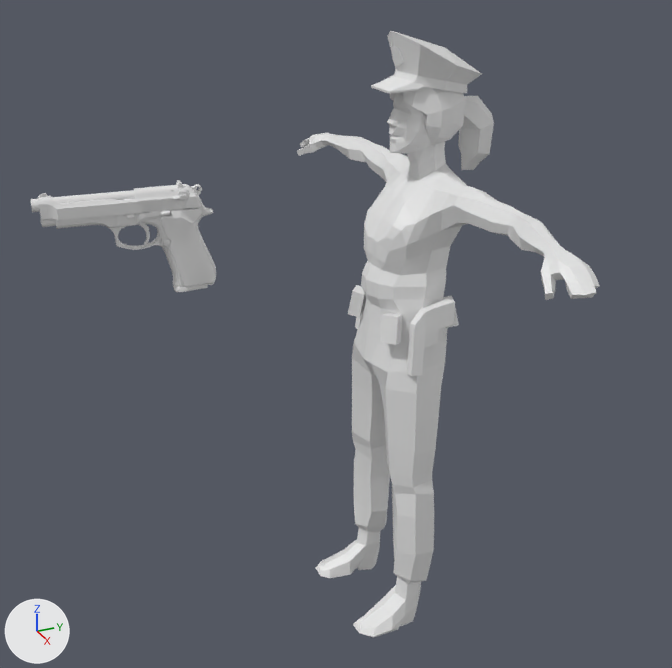
The Blender file Assets/Player.blend as it was, and as the next commit left it.
Before and after are seen from a 50 mm lens placed at (2.209, -1.059, 2.033), pointed at (-0.003, -0.064, 0.927). Lighting does not change. The marker at lower left points along +X, +Y and +Z. Materials are left out; every surface is plain grey.

The first picture shows 'lpFemale_casual_C'.
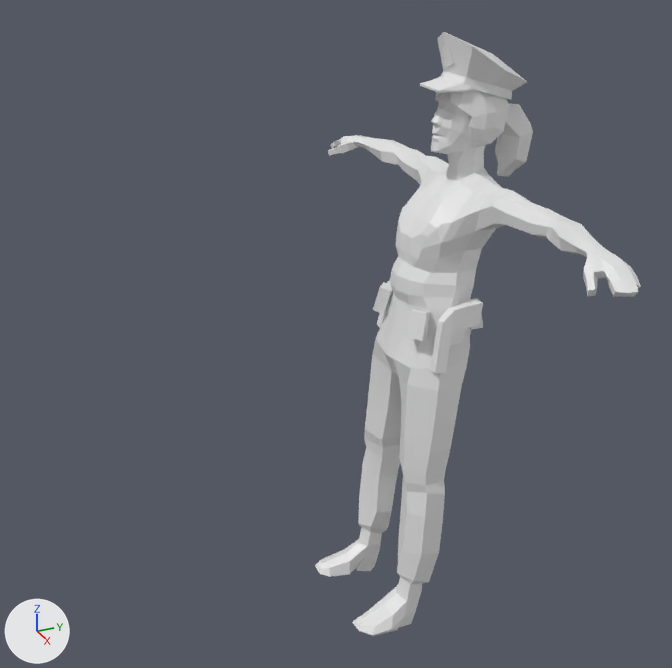
Changed parts and their boxes [x1, y1, x2, y2] in the pictures (672 x 668 px):
'lpFemale_casual_C', reshaped, turned: before [30, 31, 599, 638]; after [315, 32, 641, 636]
part 1 of me_mesh_001, deleted: before [30, 180, 216, 292]

Patch to the scene script:
```diff
--- a/Assets/Player.blend.py
+++ b/Assets/Player.blend.py
@@ me_mesh_001 @@
 # used by ob_lpfemale_casual_c; location = (0.0, 0.05, 0.0); rotation_euler = (-0.0898, 0.0, 0.0), in degrees (-5.1, 0, 0); scale = (0.01, 0.01, 0.01)
-me_mesh_001.from_pydata(...)  # 4471 vertices, 7421 faces; spans x -77.0..77.0, y -102.0..23.0, z -5.0..175.0
+me_mesh_001.from_pydata(...)  # 1002 vertices, 994 faces; spans x -77.0..77.0, y -16.0..23.0, z -5.0..175.0
+# me_mesh_001 part 1: 23 loose pieces with 3469 vertices, spanning x -1.0..9.0, y -102.0..-58.0, z 110.0..138.0, are deleted
@@ ob_lpfemale_casual_c @@
 ob_lpfemale_casual_c.location = (0.0, 0.05, 0.0)
-ob_lpfemale_casual_c.rotation_euler = (-0.0898, 0.0, 0.0)  # degrees (-5.1, 0, 0)
+ob_lpfemale_casual_c.rotation_euler = (-0.179, 0.0, 0.0)  # degrees (-10, 0, 0)
 ob_lpfemale_casual_c.scale = (0.01, 0.01, 0.01)
```
